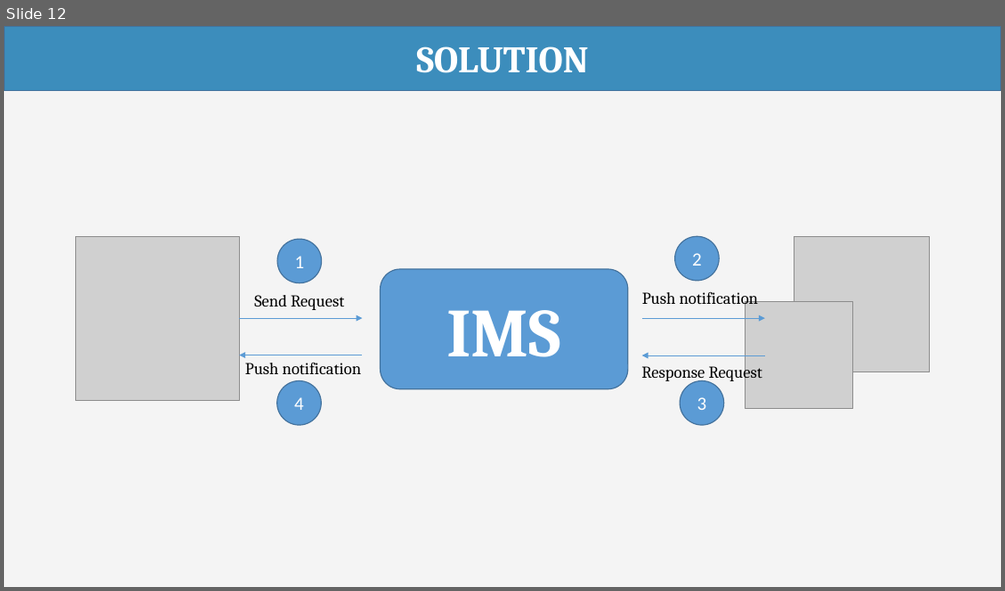
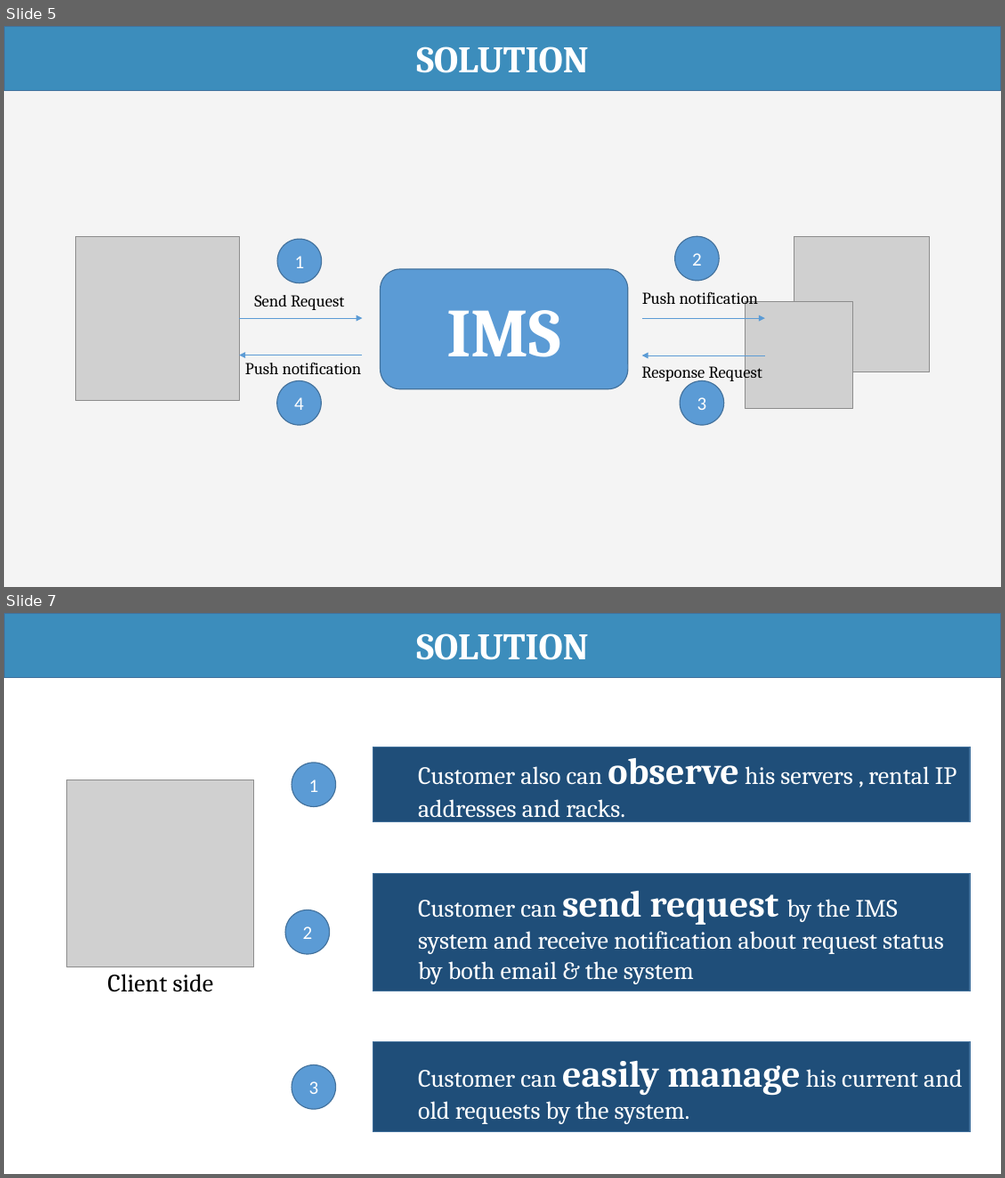
Before and after one commit to haltt051093/IMS-datacenter, a slide deck: Document/Presentation/IMS_20160413_Presentation.pptx. Shown one above the other, each under a label of ours: slide 12 before the commit, slides 5 and 7 after it; the slides between them are not shown. The pictures are 1005x591 and 1005x1178 pixels, drawn with LibreOffice and Linux fonts; fonts in the diff are those of the drawing; grey boxes stand for pictures. Boxes give left, top, right and bottom in pixels: in the first picture for what was removed or moved away, otherwise in the second. Text is boxed around its words. In the diff, an @@ line names an element or a change of style, - is before the commit and + after.

```diff
--- a/Document/Presentation/IMS_20160413_Presentation.pptx
+++ b/Document/Presentation/IMS_20160413_Presentation.pptx
@@ slide 7 added at [4,613,1001,1174], background #FFFFFF @@
@@ rectangle added at [4,613,1001,677], fill #3C8DBC, outline #43739E 1 pt, 36 pt, text #FFFFFF, bold @@
+SOLUTION
@@ ellipse added at [291,763,336,807], fill #5B9BD5, outline #43739E 1 pt, 18 pt, text #FFFFFF @@
+1
@@ rectangle added at [373,747,971,821], fill #1F4E79, outline #43739E 1 pt, 24 pt, text #FFFFFF @@
+  Customer also can observe his servers , rental IP addresses and racks.
@@ picture added at [67,779,254,966] @@
@@ rectangle added at [373,873,971,990], fill #1F4E79, outline #43739E 1 pt, 24 pt, text #FFFFFF @@
+  Customer can send request by the IMS system and receive notification about request status by both email & the system
@@ ellipse added at [285,910,329,954], fill #5B9BD5, outline #43739E 1 pt, 18 pt, text #FFFFFF @@
+2
@@ text added at [107,973,214,992], 24 pt, text #000000 @@
+Client side
@@ ellipse added at [291,1064,336,1109], fill #5B9BD5, outline #43739E 1 pt, 18 pt, text #FFFFFF @@
+3
@@ rectangle added at [373,1042,971,1132], fill #1F4E79, outline #43739E 1 pt, 24 pt, text #FFFFFF @@
+  Customer can easily manage his current and old requests by the system.
@@ what was slide 12 is now slide 5 @@
```
Also in this commit, not shown: 2 slides changed, 1 other slide added, 4 slides removed, 4 other files.
